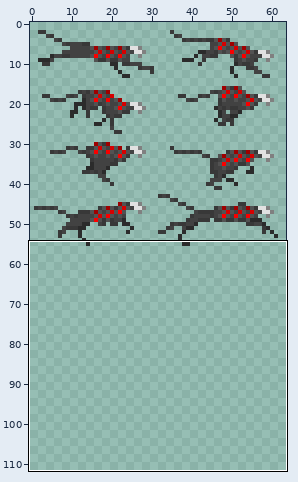
One commit to this sprite sheet: app/src/main/res/drawable-mdpi/monster.png. Above, an overview of the earlier version with the close-up marked.
Close-up. Before the edit:
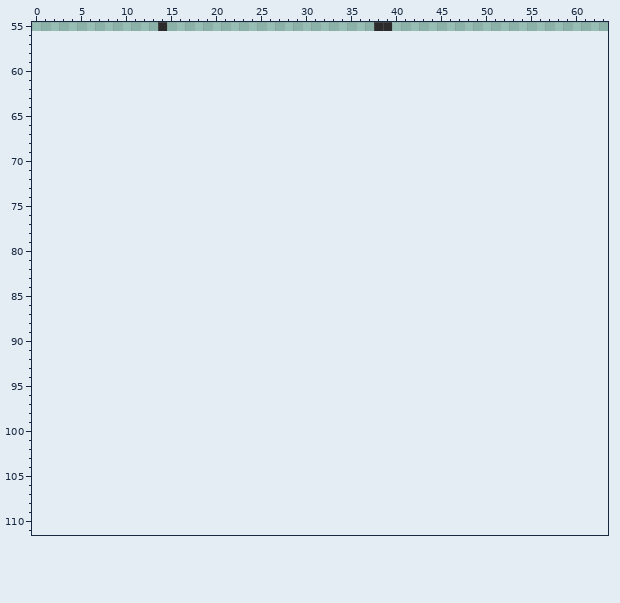
The file is 64x56 pixels. Colours within 5 levels of each other are drawn and written as one. Shown: x 0..63, y 55..111. The old version is drawn lined up with the new one, on the new canvas.
New version:
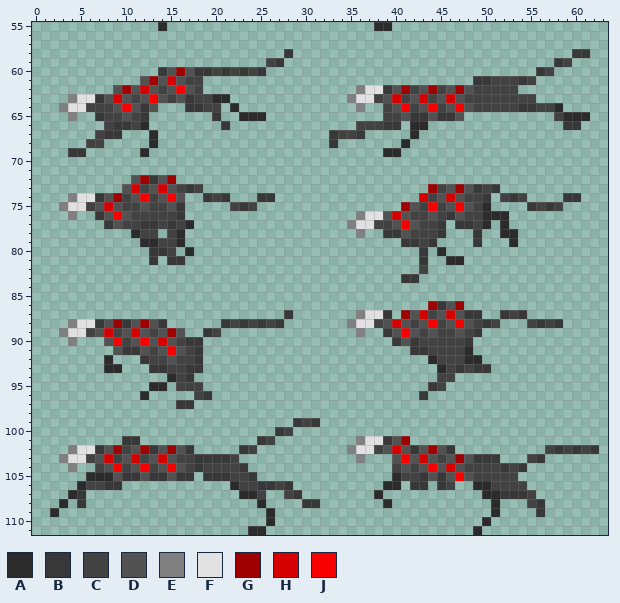
Palette (. is transparent): A #2b2b2b  B #383838  C #424242  D #525252  E #808080  F #e1e1e1  G #9f0000  H #d60000  J #f90000
Author's note on the commit: Added monster Running West and East
From old to new:
canvas 64x56 -> 64x112
y 58: x 28 . -> B; x 60..61 .. -> BB
y 59: x 26..27 .. -> CB; x 58..59 .. -> BC
y 60: x 14..25 ............ -> BDGDBBCBCBCB; x 56..57 .. -> BC
y 61: x 12..18 ....... -> DGDHDCC; x 49..55 ....... -> BBCCCBC
y 62: x 9..18 .......... -> DGDHDCDJDC; x 36..53 .................. -> EFFBDGCDGCDGDCCCCC
y 63: x 4..21 .................. -> EFFBDHDCDJDCDBCCAA; x 35..55 ..................... -> EFFCDHCDHCDHDCCCCCCCC
y 64: x 3..13 ........... -> EFFCCCDJDBD; x 17..20 .... -> BBCC; x 22 . -> A; x 36 . -> E; x 39..58 .................... -> CDJCDJCDJDCCCCCBBCCA
y 65: x 4 . -> E; x 7..12 ...... -> BCCDCB; x 20 . -> B; x 23..25 ... -> AAA; x 39..47 ......... -> CCDBBDBBD; x 58..61 .... -> CAAA
y 66: x 8..12 ..... -> CBBCA; x 21 . -> B; x 36..40 ..... -> CCCBB; x 42..43 .. -> AA; x 59..60 .. -> BB
y 67: x 7..9 ... -> CBB; x 13 . -> A; x 33..36 .... -> BCCB; x 42 . -> A
y 68: x 6..7 .. -> CC; x 13 . -> A; x 33 . -> B; x 41 . -> A
y 69: x 4..5 .. -> BB; x 12 . -> A; x 39..40 .. -> AA
y 72: x 11..15 ..... -> DGBDG
y 73: x 10..18 ......... -> DHCDHDCBC; x 44..51 ........ -> GCDGDBCB
y 74: x 4..16 ............. -> EFFBDGCDJCDJD; x 19..21 ... -> BCB; x 25..26 .. -> BB; x 43..50 ........ -> HCDHDCCB; x 52..54 ... -> CBC; x 59..60 .. -> BB
y 75: x 3..16 .............. -> EFFCDHDCCDCCDB; x 22..24 ... -> CBC; x 41..50 .......... -> GDCJCDJDCA; x 55..58 .... -> BCBC
y 76: x 4 . -> E; x 7..16 .......... -> BDJDCCCCCB; x 36..52 ................. -> EFFDHDCCDCBDCCAAA
y 77: x 8..17 .......... -> BDCCBBCBCA; x 35..45 ........... -> EFFCCDJDCCB; x 47..50 .... -> BBCA; x 52 . -> A
y 78: x 11..13 ... -> ACC; x 15..16 .. -> CA; x 36 . -> E; x 39..45 ....... -> BBDCCCB; x 49 . -> B; x 52..53 .. -> AA
y 79: x 12..16 ..... -> AACCA; x 41..44 .... -> BBCB; x 49 . -> B; x 53 . -> A
y 80: x 13..15 ... -> BBC; x 17 . -> A; x 43 . -> B; x 45 . -> A
y 81: x 13 . -> B; x 15..16 .. -> BB; x 43 . -> B; x 46..47 .. -> AA
y 82: x 43 . -> C
y 83: x 41..42 .. -> BB
y 86: x 44..47 .... -> GBDG
y 87: x 28 . -> B; x 36..39 .... -> EFFB; x 41..49 ......... -> GDHCDHDBB; x 52..54 ... -> BCB
y 88: x 4..14 ........... -> EFFBDGBDGDB; x 21..27 ....... -> BCBCBCB; x 35..51 ................. -> EFFCDHDCDJCDJDCBC; x 55..58 .... -> CBCB
y 89: x 3..16 .............. -> EFFCDHCDHDCDGD; x 19..20 .. -> BC; x 36 . -> E; x 39..49 ........... -> BDJDCDCCDCB
y 90: x 4 . -> E; x 8..18 ........... -> DJCDJDHDCBB; x 40..48 ......... -> BDBCCCCCB
y 91: x 9..18 .......... -> DBBDCDJDCB; x 42..48 ....... -> BBCCCCA
y 92: x 8 . -> A; x 12..18 ....... -> BCCDCCB; x 44..49 ...... -> ACCCAA
y 93: x 8..9 .. -> AA; x 13..18 ...... -> BBCCBB; x 45..50 ...... -> ACBCBB
y 94: x 15..17 ... -> ACB; x 45..46 .. -> CC
y 95: x 13..14 .. -> AA; x 16..18 ... -> CCC; x 44..45 .. -> BC
y 96: x 12 . -> A; x 18..19 .. -> CB; x 43 . -> B
y 97: x 16..17 .. -> BB
y 99: x 29..31 ... -> BCB
y 100: x 27..28 .. -> BC
y 101: x 10..11 .. -> BB; x 25..26 .. -> BC; x 36..41 ...... -> EFFBDG
y 102: x 4..17 .............. -> EFFBDGCDGBDGDB; x 23..24 .. -> BC; x 35..46 ............ -> EFFCDHDBDGDB; x 57..62 ...... -> CBCBCB
y 103: x 3..22 .................... -> EFFCDHCDHCDHDCCBBBBC; x 36 . -> E; x 40..51 ............ -> DJDHDCDGDBBB; x 55..56 .. -> CB
y 104: x 4 . -> E; x 7..23 ................. -> CDJCDJCDJDCBCCCCB; x 40..54 ............... -> CDCDJDHDCCCCBCB
y 105: x 6..17 ............ -> AAADBBDBBDBB; x 19..24 ...... -> BBBCCB; x 40..53 .............. -> ACCBDBDJDCCCCC
y 106: x 5..9 ..... -> ACCBB; x 22..28 ....... -> ACCBBCB; x 39..40 .. -> AA; x 42..43 .. -> BB; x 45..46 .. -> BC; x 49..54 ...... -> AACCCC
y 107: x 4..5 .. -> AB; x 23..25 ... -> AAC; x 28..29 .. -> CB; x 38 . -> A; x 50..55 ...... -> AABBBC
y 108: x 3 . -> A; x 5 . -> B; x 25 . -> A; x 30..31 .. -> BB; x 39 . -> A; x 51 . -> A; x 55..56 .. -> CB
y 109: x 2 . -> A; x 26 . -> A; x 51 . -> A; x 56 . -> B
y 110: x 26 . -> A; x 50 . -> A
y 111: x 24..25 .. -> AA; x 49 . -> A
Changed places in both close-ups, as pixel boxes (x1, y1, x2, y2):
added: (50, 49, 599, 535)
